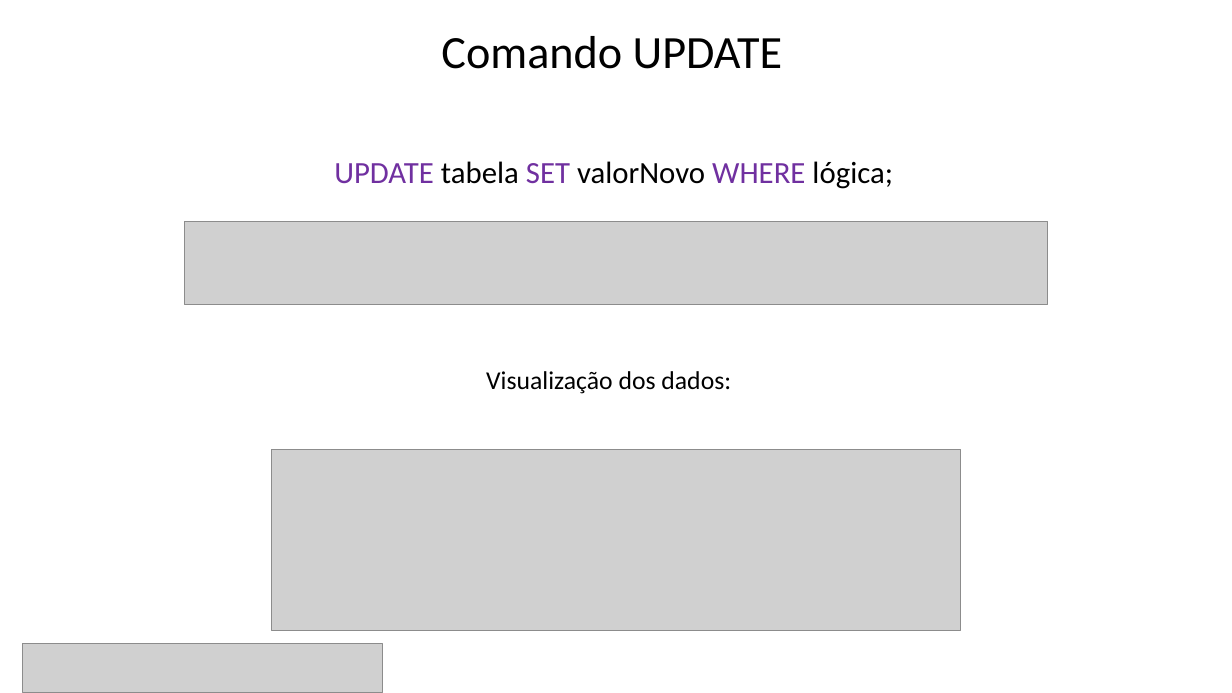
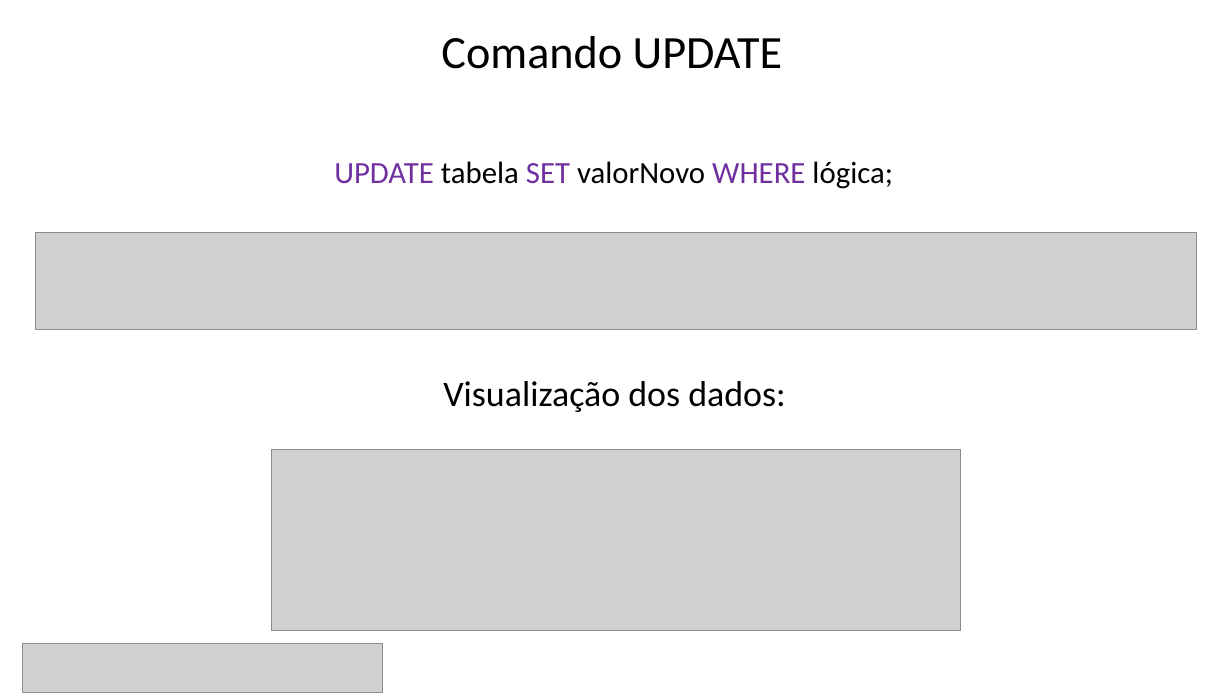
Before and after one commit to Felipe-Tagawa/C07-Monitoria, a slide deck: slide 5 of Aula 3/ComandosBásicos.pptx. Drawn at 1232x693 pixels with LibreOffice and Linux fonts; fonts in the diff are those of the drawing; grey boxes stand for pictures; background and template pictures are left out. Boxes give left, top, right and bottom in pixels: in the first picture for what was removed or moved away, otherwise in the second. Text is boxed around its words. In the diff, an @@ line names an element or a change of style, - is before the commit and + after.

```diff
--- a/Aula 3/ComandosBásicos.pptx
+++ b/Aula 3/ComandosBásicos.pptx
@@ picture: place and size @@
-picture at (184, 221, 1048, 304)
+picture at (35, 232, 1196, 329)
@@ text "Visualização dos dados:": place and size @@
-text "Visualização dos dados:" at (486, 371, 731, 394)
+text "Visualização dos dados:" at (443, 381, 785, 412)
@@ text "Visualização dos dados:" at (443, 381, 785, 412): size 20 to 28 pt @@
```
Also in this commit, not shown: 10 other slides changed, 8 other files.
